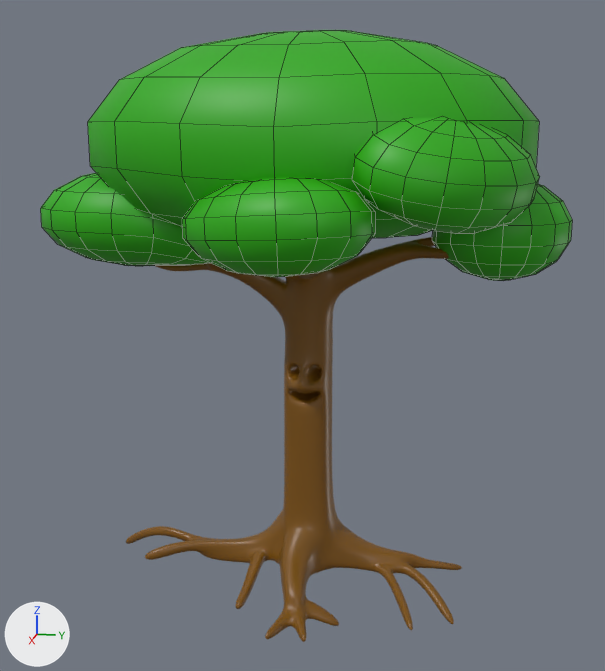
What one commit did to the Blender file Assets/Model/AppleTree.blend.
Before and after are seen from a 50 mm camera at (15.53, 2.99, 8.62) aimed at (0.84, 0.05, 4.95). Arrows for +X, +Y and +Z are at lower left; the lights stay in place. Mesh edges are drawn as thin lines on the coarser meshes.

The older version as bpy lines, for what is in view:
```python
me_cube = bpy.data.meshes.new('Cube')
me_cube.from_pydata(...)  # 460 vertices, 458 faces; spans x -1.69..5.15, y -4.49..3.24, z -1.65..6.05
me_cube.polygons.foreach_set('use_smooth', [True] * 458)
me_cube.materials.append(mat_trunk)  # brown #7e530c
me_sphere = bpy.data.meshes.new('Sphere')
me_sphere.from_pydata(...)  # 2410 vertices, 2560 faces; spans x -2.07..3.84, y -5.07..4.74, z -0.99..3.27
me_sphere.polygons.foreach_set('use_smooth', [True] * 2560)
me_sphere.materials.append(mat_leaves)  # green #29ad00
ob_leaves = bpy.data.objects.new('Leaves', me_sphere)
ob_leaves.location = (0.0, 0.0, 7.0)
_m = ob_leaves.modifiers.new('Decimate', 'DECIMATE')
_m.decimate_type = 'UNSUBDIV'
_m.iterations = 2
ob_trunk = bpy.data.objects.new('Trunk', me_cube)
ob_trunk.location = (0.0, 0.0, 1.0)
ob_trunk.scale = (0.525, 1.0, 1.0)
_m = ob_trunk.modifiers.new('Subdivision', 'SUBSURF')
_m.levels = 2
_m.render_levels = 1
```
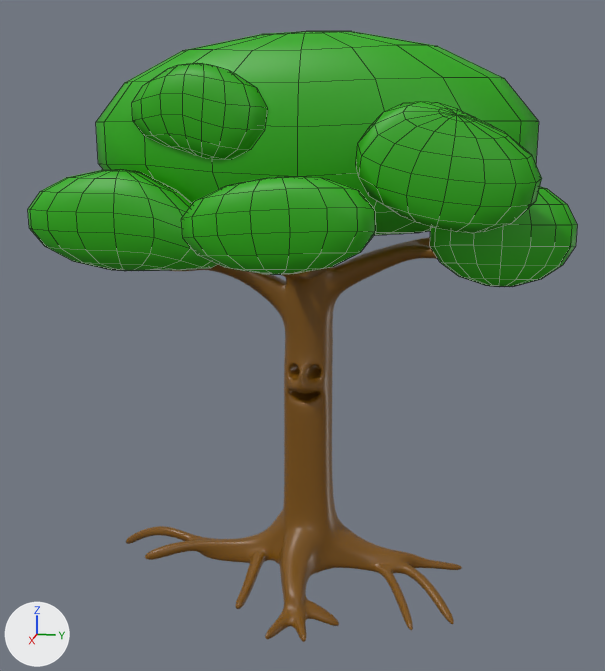
Where the newer file only moved an object's origin or applied its transform, the numbers keep the older frame.

The change, as a list of edits to the scene's bpy script:
```text
Change me_sphere:
    used by ob_leaves; location = (0.0, 0.0, 7.0)
    remove me_sphere.from_pydata(...)  # 2410 vertices, 2560 faces; spans x -2.07..3.84, y -5.07..4.74, z -0.99..3.27
    add me_sphere.from_pydata(...)  # 2892 vertices, 3072 faces; spans x -0.3..2.9, y -5.07..4.74, z 6.01..10.27
    me_sphere part 1: the loose piece of 482 vertices spanning x -0.63..1.79, y -5.07..-1.24, z -0.89..0.93 is scaled about its middle by (0.347, 1, 1), then moved by (0.67, 0.0, 7.0)
    me_sphere part 2: the loose piece of 482 vertices spanning x -0.91..1.4, y 2.29..4.74, z -0.99..0.83 is scaled about its middle by (0.22, 1, 1), then moved by (0.75, 0.0, 7.0)
    me_sphere part 3: the loose piece of 482 vertices spanning x 1.27..3.84, y -1.65..1.61, z -0.63..0.93 is scaled about its middle by (0.265, 1, 1), then moved by (0.01, 0.0, 7.0)
    me_sphere part 4: the loose piece of 482 vertices spanning x 0.69..3.3, y 1.14..4.03, z 0.04..2.06 is scaled about its middle by (0.192, 1, 1), then moved by (0.02, 0.0, 7.0)
    me_sphere part 5: the loose piece of 482 vertices spanning x -2.07..3.02, y -4.02..4.1, z -0.29..3.27 is scaled about its middle by (0.306, 1, 1), then moved by (0.0, 0.0, 7.0)
    me_sphere part 6: a new loose piece of 482 vertices spanning x 0.73..1.41, y -3.03..-0.43, z 8.1..9.74, in mat_leaves (green #29ad00)
Change ob_leaves:
    ob_leaves.location: (0.0, 0.0, 7.0) -> (0.0, 0.0, 0.0)
```

What differs and where, as boxes (x1, y1, x2, y2) in the pictures (605 x 671 px; the box of a moved part takes in the faces that stretch with it):
'Leaves', reshaped, moved
    before: (41, 30, 572, 281)
    after: (28, 31, 577, 287)
part 1 of me_sphere, moved or reshaped
    before: (41, 173, 209, 266)
    after: (28, 169, 218, 271)
part 2 of me_sphere, moved or reshaped
    before: (432, 184, 572, 281)
    after: (430, 186, 577, 287)
part 3 of me_sphere, moved or reshaped
    before: (182, 178, 376, 277)
    after: (182, 176, 376, 275)
part 4 of me_sphere, moved or reshaped
    before: (352, 118, 540, 234)
    after: (356, 101, 542, 233)
part 5 of me_sphere, moved or reshaped
    before: (88, 30, 539, 238)
    after: (96, 31, 539, 235)
part 6 of me_sphere, added (green)
    after: (132, 63, 268, 159)
